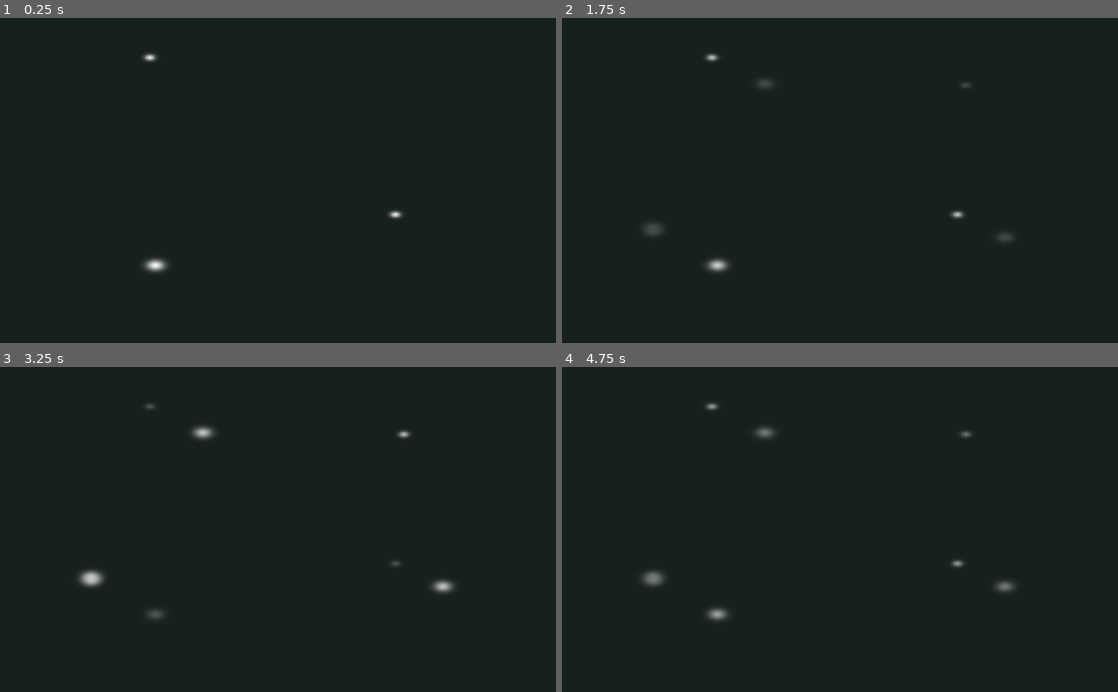
Above: before the commit, frames 1-4 (two rows, left to right).
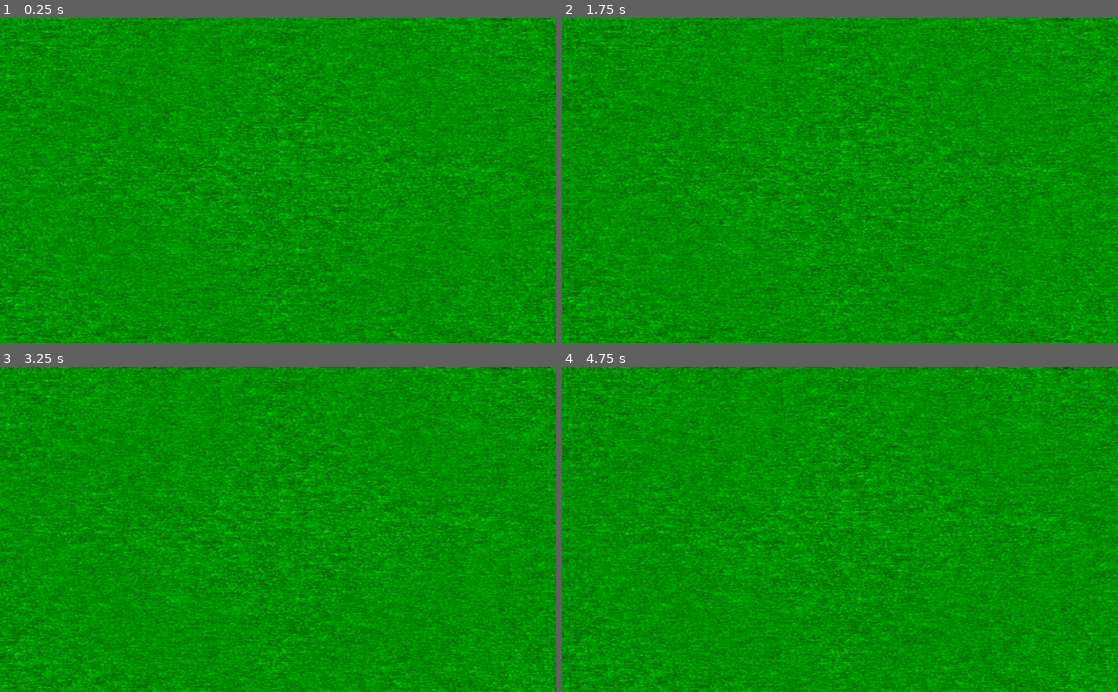
Above: after the commit, the same moments.

Repository: funbeedev/SaveTheSheepGame
Game: Godot game, scene res://GameBackground.tscn
Two runs of this game, one before a commit and one after it. Both use one fixed random seed, a clock stepped at 60 frames per second and the inputs below. This scene is started directly instead of the project's main scene.
Inputs:
- Up to frame 1 (0.25 s): no input
- Up to frame 2 (1.75 s): hold Right (ui_right) 0.53-1.28 s; hold Down (ui_down) from 1.28 s (still down)
- Up to frame 3 (3.25 s): release Down (ui_down) at 2.03 s; hold Right (ui_right) 2.03-2.78 s; hold Up (ui_up) from 2.78 s (still down)
- Up to frame 4 (4.75 s): release Up (ui_up) at 3.53 s; hold Left (ui_left) from 3.53 s (still down)

The runs differ from the first frame. In frame 1, 100% of the frame differs, in the area x 0-100%, y 0-100%; in frame 2, 100%; in frame 3, 100%; in frame 4, 100%.

Commit message:
revamp game to 'bug' theme - bugs spawning from right side - change background to grass, change music, add grass shuffling sound - goal is now to get sheep to the tree

Diff:
--- a/GameBackground.tscn
+++ b/GameBackground.tscn
@@ -6,6 +6,7 @@
 [ext_resource path="res://moonshot-assets/art/background/space2.png" type="Texture" id=4]
 [ext_resource path="res://moonshot-assets/art/background/space4.png" type="Texture" id=5]
 [ext_resource path="res://moonshot-assets/art/background/space6.png" type="Texture" id=6]
+[ext_resource path="res://moonshot-assets/art/background/grass1.png" type="Texture" id=7]
 
 [sub_resource type="SpriteFrames" id=1]
 animations = [ {
@@ -13,19 +14,24 @@
 "loop": true,
 "name": "space",
 "speed": 5.0
+}, {
+"frames": [ ExtResource( 7 ) ],
+"loop": true,
+"name": "grass",
+"speed": 5.0
 } ]
 
 [node name="GameBackground" type="TextureRect"]
 anchor_right = 1.0
 anchor_bottom = 1.0
+margin_right = 9.0
 __meta__ = {
 "_edit_use_anchors_": false
 }
 
 [node name="AnimatedSprite" type="AnimatedSprite" parent="."]
-position = Vector2( 510, 298 )
-scale = Vector2( 5.14, 3.02 )
+position = Vector2( 512.752, 297.512 )
+scale = Vector2( 2.47836, 1.49295 )
 frames = SubResource( 1 )
-animation = "space"
-frame = 5
+animation = "grass"
 playing = true
--- a/HUD.tscn
+++ b/HUD.tscn
@@ -45,7 +45,7 @@
 margin_right = 380.633
 margin_bottom = -52.5717
 custom_fonts/font = SubResource( 1 )
-text = "Save the Sheep, get them to the moon!"
+text = "Save the Sheep, get them to the tree!"
 autowrap = true
 __meta__ = {
 "_edit_lock_": true,
--- a/Main.gd
+++ b/Main.gd
@@ -5,6 +5,8 @@
 var sheep_score = 0
 var show_next_goal = false
 var mob_randomness = false
+
+var bug = true # to toggle bug game configuration
 
 # starting point for game
 func _ready():
@@ -22,6 +24,9 @@
 	$HUD.show_message("Ready...")
 
 	$Music.play() # start music
+
+	if(bug == true):
+		$StepGrassSound.play() # start grass sound effect
 	pass
 
 
@@ -39,6 +44,9 @@
 	get_tree().call_group("mobs", "queue_free")
 
 	$Music.stop()
+	if(bug == true):
+		$StepGrassSound.stop()
+	pass
 	$GameoverSound.play()
 	$SheepHitSound.play()
 
@@ -111,6 +119,9 @@
 
 	if (show_next_goal == true):
 		$Music.stop()
+		if(bug == true):
+			$StepGrassSound.stop()
+		pass
 		$WinSound.play()
 
 		# call next stage from HUD and show start button
--- a/Main.tscn
+++ b/Main.tscn
@@ -1,20 +1,21 @@
-[gd_scene load_steps=13 format=2]
+[gd_scene load_steps=14 format=2]
 
 [ext_resource path="res://Player.tscn" type="PackedScene" id=1]
 [ext_resource path="res://Main.gd" type="Script" id=2]
 [ext_resource path="res://Mob.tscn" type="PackedScene" id=3]
 [ext_resource path="res://HUD.tscn" type="PackedScene" id=4]
 [ext_resource path="res://moonshot-assets/music/gameover-sound/gameover.wav" type="AudioStream" id=5]
-[ext_resource path="res://moonshot-assets/music/background-music/otts.ogg" type="AudioStream" id=6]
+[ext_resource path="res://moonshot-assets/music/background-music/GameMusic_ForestTheme_24.ogg" type="AudioStream" id=6]
 [ext_resource path="res://Moon.tscn" type="PackedScene" id=7]
 [ext_resource path="res://GameBackground.tscn" type="PackedScene" id=8]
 [ext_resource path="res://moonshot-assets/music/sheep-sounds/sheepHit.wav" type="AudioStream" id=9]
 [ext_resource path="res://moonshot-assets/music/win-sound/Komiku_-_11_-_Trop_la_win.wav" type="AudioStream" id=10]
 [ext_resource path="res://moonshot-assets/music/sheep-sounds/sheepBleet-1.wav" type="AudioStream" id=11]
+[ext_resource path="res://moonshot-assets/music/grass-sounds/sfx_step_grass_r.ogg" type="AudioStream" id=12]
 
 [sub_resource type="Curve2D" id=1]
 _data = {
-"points": PoolVector2Array( 0, 0, 0, 0, -36.7407, -443.285, 0, 0, 0, 0, -29.1454, -438.922, 0, 0, 0, 0, 73.4815, -443.285, 0, 0, 0, 0, 259.892, -443.285, 0, 0, 0, 0, 352, -440, 0, 0, 0, 0, 417.684, -443.285, 0, 0, 0, 0, 845.037, -443.285, 0, 0, 0, 0, 776, -442 )
+"points": PoolVector2Array( 0, 0, 0, 0, 887.359, -552.667, 0, 0, 0, 0, 898, -309.047, 0, 0, 0, 0, 899.132, -181.515, 0, 0, 0, 0, 898.906, -21.2812, 0, 0, 0, 0, 901.17, 116.062, 0, 0, 0, 0, 900.944, 201.083, 0, 0, 0, 0, 901.17, 263.215, 0, 0, 0, 0, 899.698, 287.74, 0, 0, 0, 0, 897.321, 299.185, 0, 0, 0, 0, 890.982, 310.631 )
 }
 
 [node name="Main" type="Node"]
@@ -32,8 +33,10 @@
 }
 
 [node name="GameBackground" parent="." instance=ExtResource( 8 )]
-margin_top = -6.10352e-05
-margin_bottom = -6.10352e-05
+margin_left = -2.1189
+margin_top = 3.17831
+margin_right = -2.1189
+margin_bottom = 3.17834
 
 [node name="Player" parent="." instance=ExtResource( 1 )]
 position = Vector2( 50, 304 )
@@ -55,16 +58,13 @@
 position = Vector2( 50, 300 )
 
 [node name="MobPath" type="Path2D" parent="."]
-position = Vector2( 184, 288 )
-scale = Vector2( 0.861895, 0.649695 )
+position = Vector2( -7425.5, 386.848 )
+scale = Vector2( 9.3591, 0.647976 )
 curve = SubResource( 1 )
-__meta__ = {
-"_edit_lock_": true
-}
 
 [node name="MobSpawnLocation" type="PathFollow2D" parent="MobPath"]
-position = Vector2( -36.7407, -443.285 )
-rotation = 0.53363
+position = Vector2( 887.359, -552.667 )
+rotation = 1.52715
 
 [node name="HUD" parent="." instance=ExtResource( 4 )]
 
@@ -84,6 +84,10 @@
 [node name="SheepWinSound" type="AudioStreamPlayer2D" parent="."]
 stream = ExtResource( 11 )
 
+[node name="StepGrassSound" type="AudioStreamPlayer" parent="."]
+stream = ExtResource( 12 )
+volume_db = -10.0
+
 [node name="Moon" parent="." instance=ExtResource( 7 )]
 [connection signal="hit" from="Player" to="." method="game_over"]
 [connection signal="moon_land" from="Player" to="." method="next_stage"]
--- a/Mob.gd
+++ b/Mob.gd
@@ -1,7 +1,7 @@
 extends RigidBody2D
 
-export var min_speed = 150
-export var max_speed = 250
+export var min_speed = 100
+export var max_speed = 200
 
 
 # Called when the node enters the scene tree for the first time.
--- a/Mob.tscn
+++ b/Mob.tscn
@@ -6,32 +6,35 @@
 [ext_resource path="res://moonshot-assets/art/bugs/moody-bug1.png" type="Texture" id=4]
 [ext_resource path="res://moonshot-assets/art/bugs/moody-bug2.png" type="Texture" id=5]
 
-[sub_resource type="SpriteFrames" id=3]
+[sub_resource type="SpriteFrames" id=1]
 animations = [ {
+"frames": [ ExtResource( 4 ), ExtResource( 5 ) ],
+"loop": true,
+"name": "bugs",
+"speed": 5.0
+}, {
 "frames": [ ExtResource( 3 ), ExtResource( 1 ) ],
 "loop": true,
 "name": "stars",
 "speed": 5.0
-}, {
-"frames": [ ExtResource( 4 ), ExtResource( 5 ) ],
-"loop": true,
-"name": "bugs",
-"speed": 5.0
 } ]
 
-[sub_resource type="CapsuleShape2D" id=4]
+[sub_resource type="CapsuleShape2D" id=2]
 radius = 16.8167
 height = 10.5486
 
 [node name="Mob" type="RigidBody2D" groups=[
 "mobs",
 ]]
+scale = Vector2( 2, 2 )
 collision_mask = 0
+gravity_scale = 0.0
 script = ExtResource( 2 )
 
 [node name="AnimatedSprite" type="AnimatedSprite" parent="."]
 position = Vector2( 270.615, 18.3058 )
-frames = SubResource( 3 )
+scale = Vector2( 1.5, 1.5 )
+frames = SubResource( 1 )
 animation = "bugs"
 frame = 1
 playing = true
@@ -39,6 +42,7 @@
 [node name="CollisionShape2D" type="CollisionShape2D" parent="."]
 position = Vector2( 271.909, 19.1833 )
 rotation = 1.5708
-shape = SubResource( 4 )
+scale = Vector2( 1.5, 1.5 )
+shape = SubResource( 2 )
 
 [node name="VisibilityNotifier2D" type="VisibilityNotifier2D" parent="."]
--- a/Moon.tscn
+++ b/Moon.tscn
@@ -1,9 +1,15 @@
-[gd_scene load_steps=4 format=2]
+[gd_scene load_steps=5 format=2]
 
 [ext_resource path="res://moonshot-assets/art/moon/moon.png" type="Texture" id=1]
+[ext_resource path="res://moonshot-assets/art/moon/tree.png" type="Texture" id=2]
 
 [sub_resource type="SpriteFrames" id=1]
 animations = [ {
+"frames": [ ExtResource( 2 ) ],
+"loop": true,
+"name": "tree",
+"speed": 5.0
+}, {
 "frames": [ ExtResource( 1 ) ],
 "loop": true,
 "name": "moon_1",
@@ -17,10 +23,10 @@
 [node name="Moon" type="StaticBody2D"]
 
 [node name="AnimatedSprite" type="AnimatedSprite" parent="."]
-position = Vector2( 941, 514 )
-scale = Vector2( 0.753219, 0.748927 )
+position = Vector2( 963, 458.702 )
+scale = Vector2( 2.48129, 2.37665 )
 frames = SubResource( 1 )
-animation = "moon_1"
+animation = "tree"
 playing = true
 
 [node name="Position2D" type="Position2D" parent="."]
Not shown: 1 places in GameBackground.tscn that only renumber resources
Binary file added: moonshot-assets/art/background/grass1.png
Binary file added: moonshot-assets/art/moon/tree.png
Not shown, added: moonshot-assets/music/background-music/GameMusic_ForestTheme_24.ogg
Not shown, added: moonshot-assets/music/grass-sounds/sfx_step_grass_l.ogg
Not shown, added: moonshot-assets/music/grass-sounds/sfx_step_grass_r.ogg
